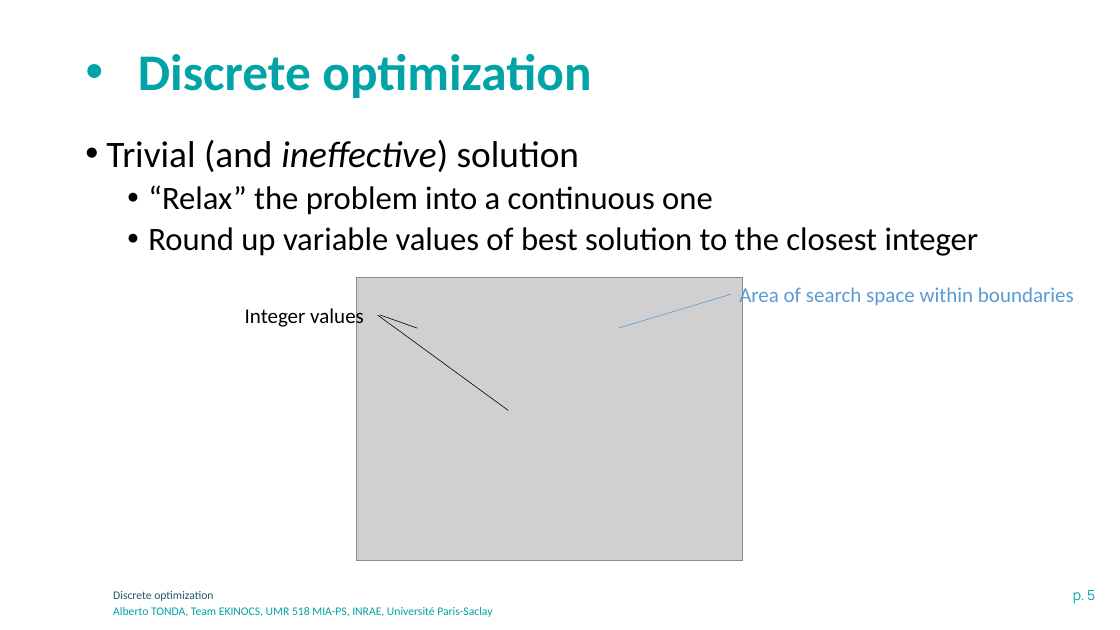
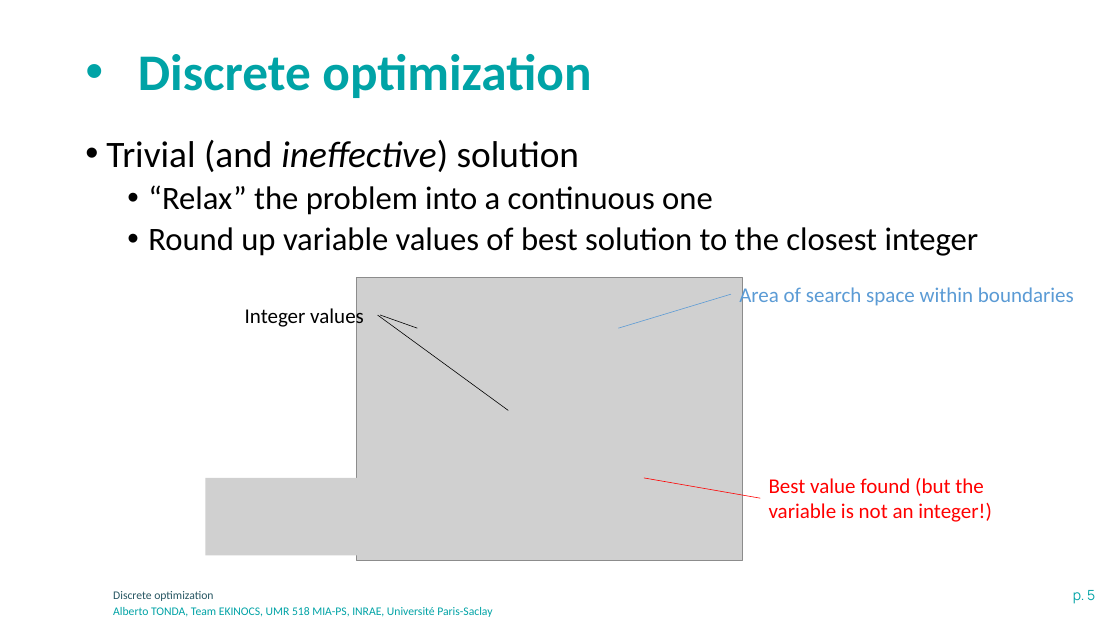
Before and after one commit to albertotonda/teaching, a slide deck: slide 5 of optimization-methods-for-artificial-intelligence/optimization-discrete.pptx. Drawn at 1120x630 pixels with LibreOffice and Linux fonts; fonts in the diff are those of the drawing; grey boxes stand for pictures; background and template pictures are left out. Boxes give left, top, right and bottom in pixels: in the first picture for what was removed or moved away, otherwise in the second. Text is boxed around its words. In the diff, an @@ line names an element or a change of style, - is before the commit and + after.

```diff
--- a/optimization-methods-for-artificial-intelligence/optimization-discrete.pptx
+++ b/optimization-methods-for-artificial-intelligence/optimization-discrete.pptx
@@ picture added at <box>205,478,443,555</box> @@
@@ line added from (760, 498) to (644, 478), #FF0000 0.5 pt @@
@@ text added at <box>769,478,992,522</box>, 18 pt, text #FF0000 @@
+Best value found (but the variable is not an integer!)
```
Also in this commit, not shown: 2 other slides changed, 6 slides added, 14 other files.
